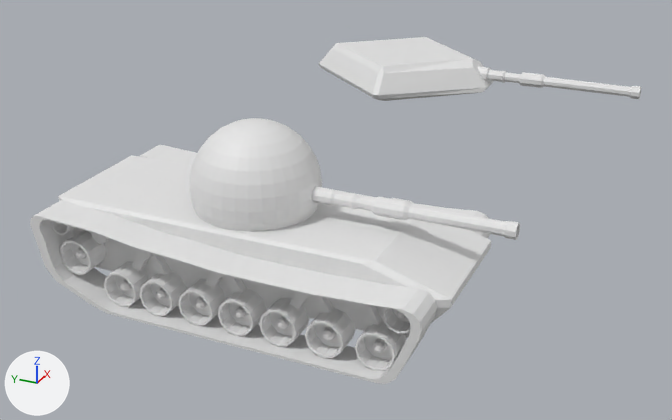
The Blender file Tanks 2016 Unity Project/Assets/Tank V.1/Tank.blend, before and after one commit.
Camera for both pictures: a 50 mm lens placed at (-8.91, -4.55, 5.79), pointed at (2.1, 0.4, 0.29). Arrows for +X, +Y and +Z are at lower left; the lights stay in place.

The scene before the commit, as lines of its bpy script (objects in view):
```python
me_cube_001 = bpy.data.meshes.new('Cube.001')
me_cube_001.from_pydata(...)  # 2360 vertices, 2018 faces; spans x -1.13..1.19, y -2.19..2.86, z 0.1..1.2
me_plane_004 = bpy.data.meshes.new('Plane.004')
me_plane_004.from_pydata(...)  # 224 vertices, 224 faces; spans x -1.27..1.33, y -2.05..2.87, z 0.06..1.18
me_sphere = bpy.data.meshes.new('Sphere')
me_sphere.from_pydata(...)  # 632 vertices, 652 faces; spans x -0.79..0.79, y -3.16..0.79, z -0.79..0.79
ob_tank_body = bpy.data.objects.new('Tank_Body', me_cube_001)
ob_tank_body.location = (0.0, 0.0, 0.0)
ob_tank_turret_simple = bpy.data.objects.new('Tank_Turret_simple', me_sphere)
ob_tank_turret_simple.location = (0.03, 0.51, 1.46)
ob_treads_static = bpy.data.objects.new('Treads_Static', me_plane_004)
ob_treads_static.location = (0.0, 0.0, 0.0)
# also in view: 'Tank_Turret' at (5.47, -0.46, 1.46)
```
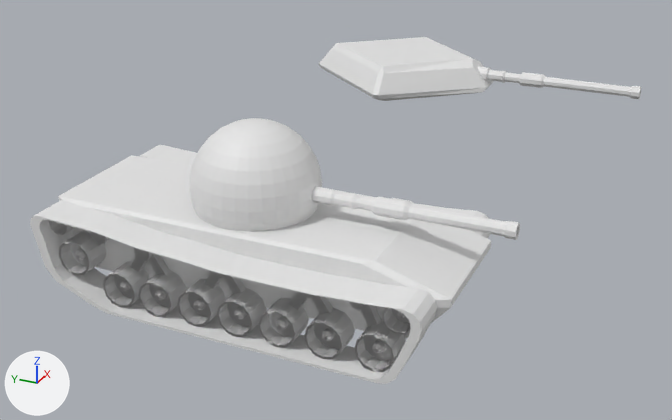
What differs and where, as boxes [x1, y1, x2, y2] in the pictures (672 x 420 px; the box of a moved part takes in the faces that stretch with it):
'Tank_Body', reshaped
    before: [50, 155, 491, 371]
    after: [49, 155, 491, 372]
part 1 of me_cube_001, moved or reshaped (not visible afterwards)
    before: [362, 305, 382, 327]
part 2 of me_cube_001, moved or reshaped (not visible afterwards)
    before: [289, 292, 308, 309]
part 3 of me_cube_001, moved or reshaped (not visible afterwards)
    before: [311, 295, 334, 313]
part 4 of me_cube_001, moved or reshaped (not visible afterwards)
    before: [205, 272, 222, 288]
part 5 of me_cube_001, moved or reshaped (not visible afterwards)
    before: [224, 275, 246, 293]
part 6 of me_cube_001, moved or reshaped (not visible afterwards)
    before: [131, 256, 148, 272]
part 7 of me_cube_001, moved or reshaped (not visible afterwards)
    before: [148, 254, 171, 275]
part 8 of me_cube_001, moved or reshaped (not visible afterwards)
    before: [218, 288, 268, 336]
part 9 of me_cube_001, moved or reshaped (not visible afterwards)
    before: [259, 298, 310, 346]
part 10 of me_cube_001, moved or reshaped (not visible afterwards)
    before: [305, 308, 356, 358]
part 11 of me_cube_001, moved or reshaped (not visible afterwards)
    before: [355, 320, 406, 371]
part 12 of me_cube_001, moved or reshaped (not visible afterwards)
    before: [178, 279, 228, 326]
part 13 of me_cube_001, moved or reshaped (not visible afterwards)
    before: [140, 271, 188, 316]
part 14 of me_cube_001, moved or reshaped (not visible afterwards)
    before: [104, 262, 150, 307]
part 15 of me_cube_001, moved or reshaped (not visible afterwards)
    before: [383, 308, 411, 333]
part 16 of me_cube_001, moved or reshaped (not visible afterwards)
    before: [60, 231, 107, 275]
part 17 of me_cube_001, moved or reshaped (not visible afterwards)
    before: [50, 221, 76, 235]
part 18 of me_cube_001, moved or reshaped (not visible afterwards)
    before: [350, 302, 368, 309]
part 19 of me_cube_001, rebuilt (8% taller)
    before: [135, 248, 153, 260]
    after: [134, 248, 153, 261]
part 20 of me_cube_001, rebuilt
    before: [91, 232, 110, 244]
    after: [90, 232, 110, 244]
part 21 of me_cube_001, added
    after: [49, 221, 411, 372]

The edits, one by one:
me_cube_001 is used by ob_tank_body; location (0.0, 0.0, 0.0).
me_cube_001 had 2360 vertices, 2018 faces and spanned x -1.13..1.19, y -2.19..2.86, z 0.1..1.2.
me_cube_001 now has 4680 vertices, 3968 faces and spans x -1.15..1.19, y -2.19..2.86, z 0.1..1.2.
me_cube_001 part 1: the loose piece of 8 vertices spanning x -0.9..-0.81, y -1.46..-1.22, z 0.45..0.78 is mirrored in x about its middle, then moved by (1.78, 0.0, 0.0).
me_cube_001 part 2: the loose piece of 8 vertices spanning x -0.9..-0.81, y -0.63..-0.37, z 0.46..0.78 is mirrored in x about its middle, then moved by (1.78, 0.0, 0.0).
me_cube_001 part 3: the loose piece of 8 vertices spanning x -0.9..-0.81, y -0.89..-0.62, z 0.48..0.8 is mirrored in x about its middle, then moved by (1.78, 0.0, 0.0).
me_cube_001 part 4: the loose piece of 8 vertices spanning x -0.9..-0.81, y 0.47..0.73, z 0.46..0.78 is mirrored in x about its middle, then moved by (1.78, 0.0, 0.0).
me_cube_001 part 5: the loose piece of 8 vertices spanning x -0.9..-0.81, y 0.21..0.48, z 0.48..0.8 is mirrored in x about its middle, then moved by (1.78, 0.0, 0.0).
me_cube_001 part 6: the loose piece of 8 vertices spanning x -0.9..-0.81, y 1.49..1.75, z 0.46..0.78 is mirrored in x about its middle, then moved by (1.78, 0.0, 0.0).
me_cube_001 part 7: the loose piece of 8 vertices spanning x -0.9..-0.81, y 1.24..1.5, z 0.48..0.8 is mirrored in x about its middle, then moved by (1.78, 0.0, 0.0).
me_cube_001 part 8: the loose piece of 96 vertices spanning x -1.12..-0.77, y -0.03..0.43, z 0.1..0.55 is moved by (-0.02, 0.0, 0.0).
me_cube_001 part 9: the loose piece of 96 vertices spanning x -1.12..-0.77, y -0.56..-0.11, z 0.1..0.55 is moved by (-0.02, 0.0, 0.0).
me_cube_001 part 10: the loose piece of 96 vertices spanning x -1.12..-0.77, y -1.13..-0.67, z 0.1..0.55 is moved by (-0.02, 0.0, 0.0).
me_cube_001 part 11: the loose piece of 96 vertices spanning x -1.12..-0.77, y -1.72..-1.27, z 0.1..0.55 is moved by (-0.02, 0.0, 0.0).
me_cube_001 part 12: the loose piece of 96 vertices spanning x -1.12..-0.77, y 0.5..0.96, z 0.1..0.55 is moved by (-0.02, 0.0, 0.0).
me_cube_001 part 13: the loose piece of 96 vertices spanning x -1.12..-0.77, y 1.04..1.49, z 0.1..0.55 is moved by (-0.02, 0.0, 0.0).
me_cube_001 part 14: the loose piece of 96 vertices spanning x -1.12..-0.77, y 1.55..2.0, z 0.1..0.55 is moved by (-0.02, 0.0, 0.0).
me_cube_001 part 15: the loose piece of 96 vertices spanning x -1.13..-0.75, y -1.93..-1.58, z 0.63..0.99 is moved by (-0.02, 0.0, 0.0).
me_cube_001 part 16: the loose piece of 96 vertices spanning x -1.12..-0.77, y 2.16..2.62, z 0.39..0.85 is moved by (-0.02, 0.0, 0.0).
me_cube_001 part 17: the loose piece of 96 vertices spanning x -1.11..-0.73, y 2.45..2.71, z 0.89..1.15 is moved by (-0.02, 0.0, 0.0).
me_cube_001 part 18: the loose piece of 24 vertices spanning x -0.97..-0.75, y -1.36..-1.13, z 0.71..0.93 is moved by (-0.02, 0.0, 0.0).
me_cube_001 part 19: the loose piece of 24 vertices spanning x -0.97..-0.75, y 1.39..1.62, z 0.71..0.93 is rebuilt with 24 vertices and now spans x -0.99..-0.76, y 1.39..1.62, z 0.71..0.93.
me_cube_001 part 20: the loose piece of 24 vertices spanning x -0.95..-0.77, y 2.03..2.25, z 0.79..1.01 is rebuilt with 24 vertices and now spans x -0.96..-0.79, y 2.03..2.25, z 0.79..1.01.
me_cube_001 part 21: 1184 vertices added at x -1.15..-0.75, y -1.93..2.71, z 0.1..1.15.
